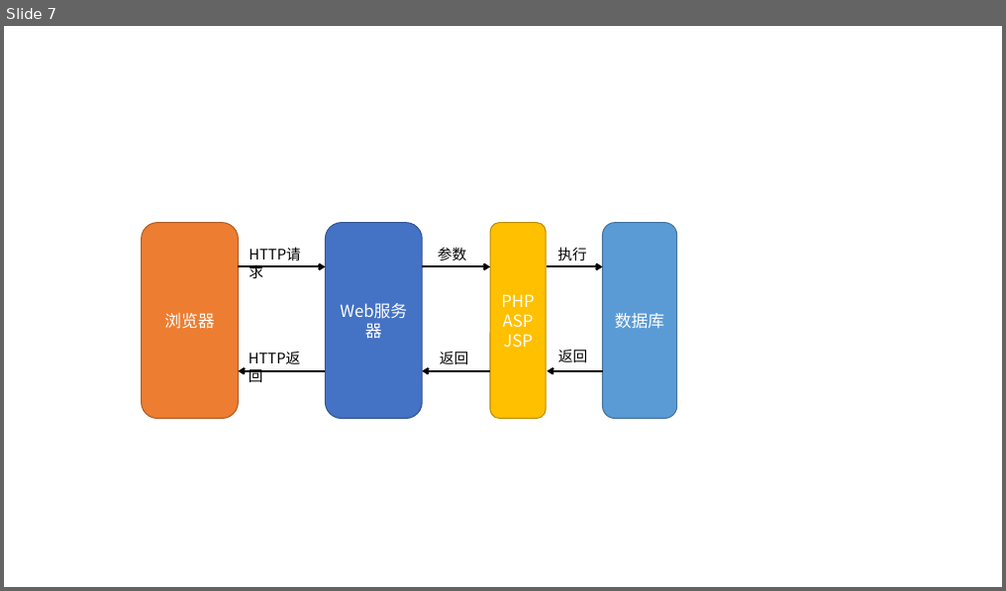
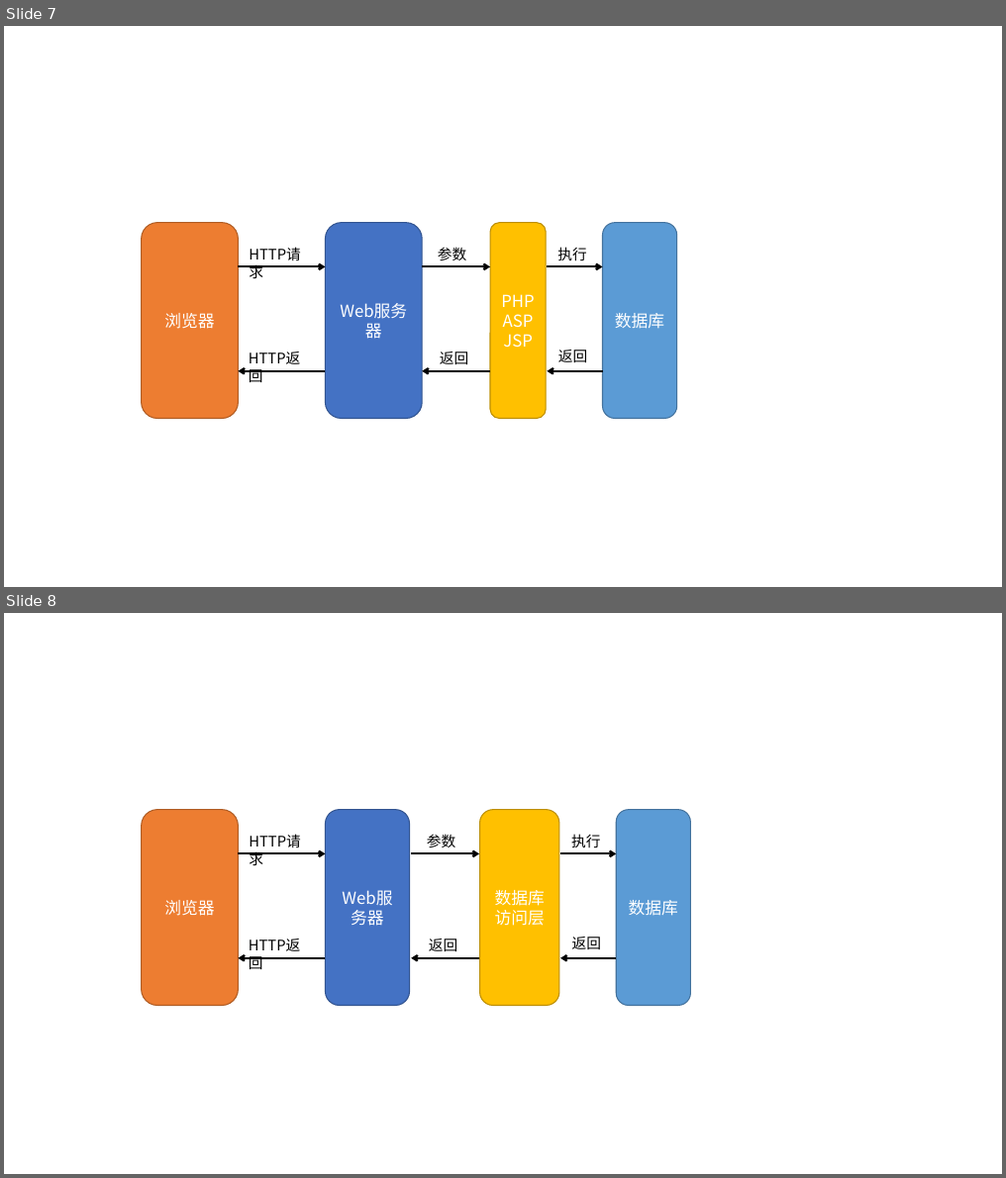
Before and after one commit to taowenyin/FullStackDeveloperGuide, a slide deck: Chapter1/Screenshot/original/iot.pptx. Shown one above the other, each under a label of ours: slide 7 before the commit, slides 7 and 8 after it. The pictures are 1006x591 and 1006x1178 pixels, drawn with LibreOffice and Linux fonts; fonts in the diff are those of the drawing. Boxes give left, top, right and bottom in pixels: in the first picture for what was removed or moved away, otherwise in the second. Text is boxed around its words. In the diff, an @@ line names an element or a change of style, - is before the commit and + after.

```diff
--- a/Chapter1/Screenshot/original/iot.pptx
+++ b/Chapter1/Screenshot/original/iot.pptx
@@ slide 8 added at box(4, 613, 1002, 1174), background #FFFFFF @@
@@ rounded rectangle added at box(141, 810, 238, 1006), fill #ED7D31, outline #AF5C24 1 pt, 16 pt, text #FFFFFF @@
+浏览器
@@ rounded rectangle added at box(325, 810, 410, 1006), fill #4472C4, outline #325491 1 pt, 16 pt, text #FFFFFF @@
+Web服务器
@@ rounded rectangle added at box(480, 810, 559, 1006), fill #FFC000, outline #BD8E00 1 pt, 16 pt, text #FFFFFF @@
+数据库访问层
@@ rounded rectangle added at box(617, 810, 690, 1006), fill #5B9BD5, outline #43739E 1 pt, 16 pt, text #FFFFFF @@
+数据库
@@ text added at box(242, 829, 322, 854), 14 pt, text #000000 @@
+HTTP请求
@@ text added at box(427, 834, 455, 848), 14 pt, text #000000 @@
+参数
@@ text added at box(571, 834, 600, 848), 14 pt, text #000000 @@
+执行
@@ arrow added from (239, 854) to (325, 854), #000000 2 pt @@
@@ arrow added from (411, 854) to (479, 854), #000000 2 pt @@
@@ arrow added from (561, 854) to (617, 854), #000000 2 pt @@
@@ text added at box(242, 934, 322, 959), 14 pt, text #000000 @@
+HTTP返回
@@ text added at box(429, 939, 457, 952), 14 pt, text #000000 @@
+返回
@@ text added at box(572, 937, 601, 950), 14 pt, text #000000 @@
+返回
@@ arrow added from (325, 959) to (239, 959), #000000 2 pt @@
@@ arrow added from (479, 959) to (411, 959), #000000 2 pt @@
@@ arrow added from (617, 959) to (561, 959), #000000 2 pt @@
```
Also in this commit, not shown: 2 other slides added, 6 other files.
